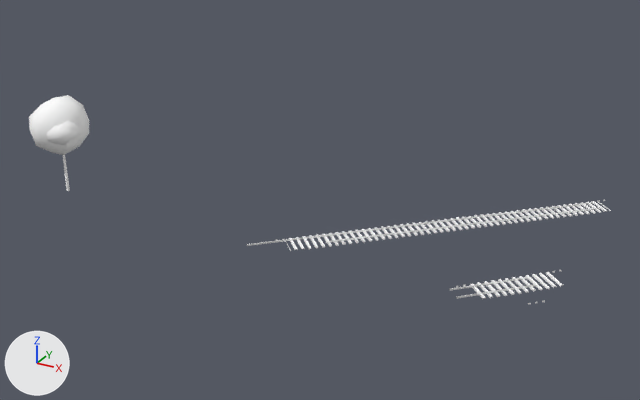
The glTF model cities/arlov-borggatan/pack/tiles/c0_13.glb as it was, and as the next commit left it.
Camera for both pictures: a camera (50 mm lens) standing at (75.0, 714.2, 40.5) and looking at (33.5, 789.7, 2.8). The lights are fixed; the arrows at lower left show +X, +Y and +Z. The older version comes first. Where no turn or scale is listed for an object, it has been applied to the vertices.

The first picture shows 'SM_Rails_0_13', 'SM_Trees_0_13'.
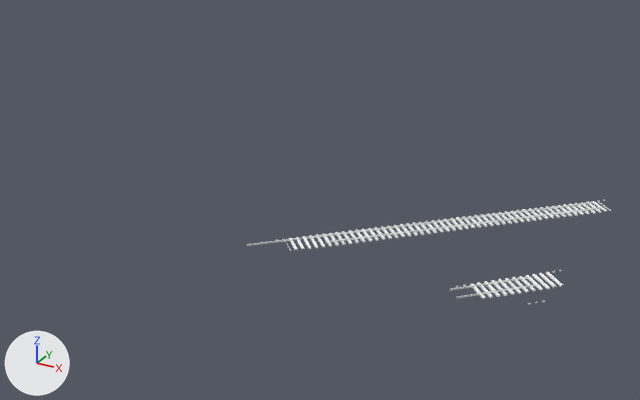
The newer file is also turned or shifted as a whole; pictures and numbers use the older file's frame.

What the commit changed:
Object 'SM_Trees_0_13' (ob_sm_trees_0_13) is deleted.

Pixel boxes [x1, y1, x2, y2] of what changed, in the pictures (640 x 400 px):
'SM_Trees_0_13', deleted
    before: [29, 95, 89, 191]
    faces in mat_m_leaf (white #ffffff): [29, 95, 89, 155]
